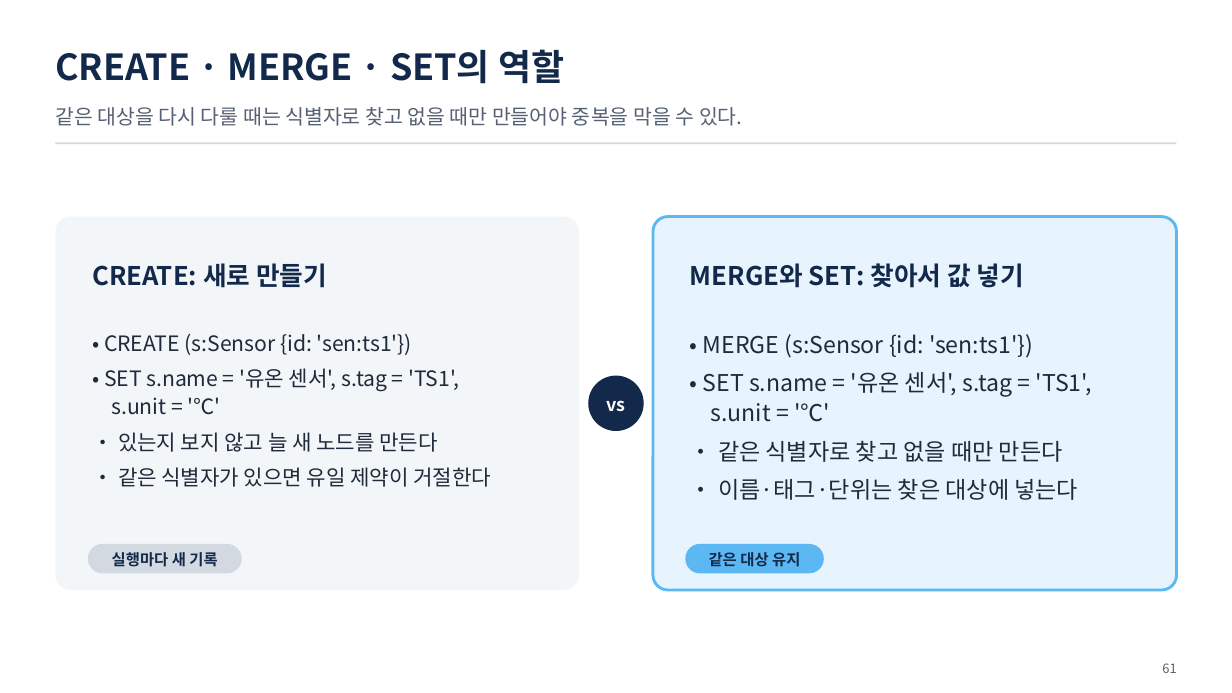
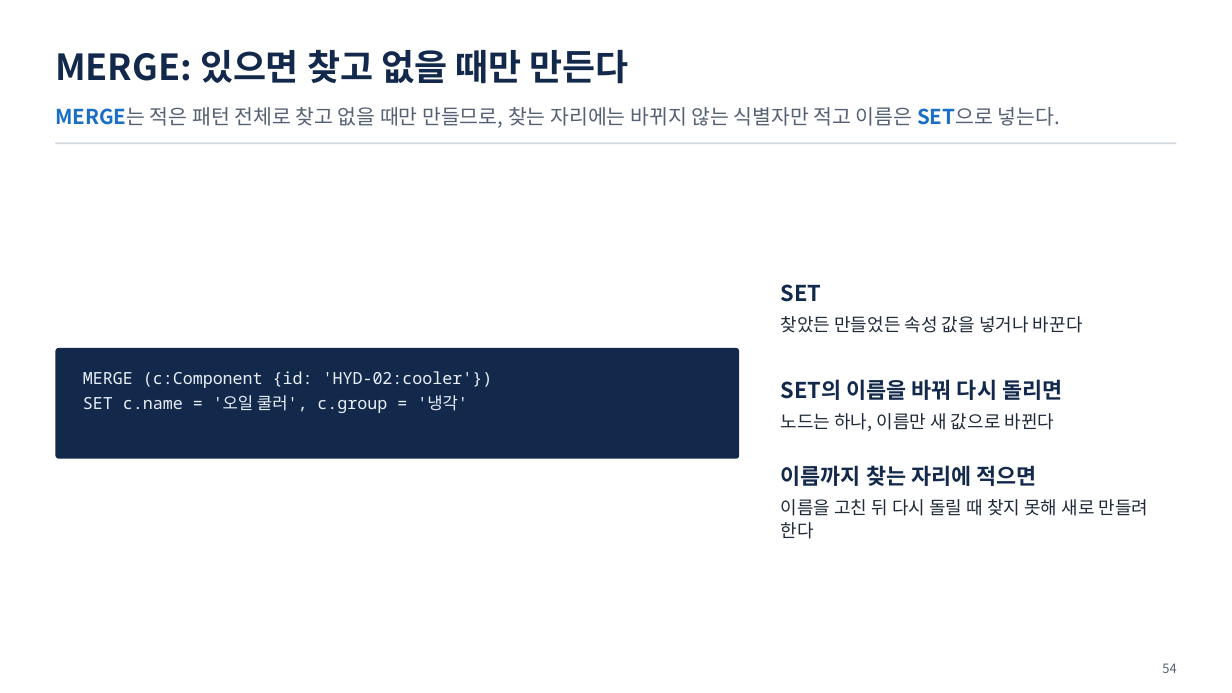
Before and after one commit to uengine-oss/hyd-iot-edu, a slide deck: slide 54 of workspace/강의제작/산출물/통합반/이론/02회차/통합반_02일차.pptx (slide 61 before the commit). Drawn at 1232x693 pixels with LibreOffice and Linux fonts; fonts in the diff are those of the drawing. Boxes give left, top, right and bottom in pixels: in the first picture for what was removed or moved away, otherwise in the second. Text is boxed around its words. In the diff, an @@ line names an element or a change of style, - is before the commit and + after.

Commit message:
통합 2회차 이론 덱 새 판 70장(화면 확정 2026-11-11, PPTX d208a7fc): 차례부터 새로 짜 원고 · 그림 15 · PPTX · 구성.json 장 범위 · 과정 README 확정 칸 · 빌더 코드 상자 배치(코드 높이에 맞춰 세로 가운데) · 공통 C-3과 덱 D-5에 AI 티 기준 · 덱 함정(시트.py 출력 자리) · CLAUDE.md 6절 줄 끝 함정 · 사실표 2.7 가리킴 4.5절 ② · 남은일 2회차 실라버스 어긋남 줄

```diff
--- a/workspace/강의제작/산출물/통합반/이론/02회차/통합반_02일차.pptx
+++ b/workspace/강의제작/산출물/통합반/이론/02회차/통합반_02일차.pptx
@@ text at (55, 49, 629, 84): text changed @@
-CREATE · MERGE · SET의 역할
+MERGE: 있으면 찾고 없을 때만 만든다
@@ text at (55, 107, 1060, 128): text changed @@
-같은 대상을 다시 다룰 때는 식별자로 찾고 없을 때만 만들어야 중복을 막을 수 있다.
+MERGE는 적은 패턴 전체로 찾고 없을 때만 만들므로, 찾는 자리에는 바뀌지 않는 식별자만 적고 이름은 SET으로 넣는다.
@@ rounded rectangle removed at (653, 216, 1177, 590) @@
@@ text removed at (92, 263, 327, 288) @@
-CREATE: 새로 만들기
@@ text removed at (690, 263, 1024, 288) @@
-MERGE와 SET: 찾아서 값 넣기
@@ text "SET" at (781, 284, 1083, 333): vertical alignment top to middle @@
@@ text at (781, 284, 1083, 333): text changed; size 16.5 to 14 pt @@
-• CREATE (s:Sensor {id: 'sen:ts1'})
-• SET s.name = '유온 센서', s.tag = 'TS1',
-s.unit = '℃'
-• 있는지 보지 않고 늘 새 노드를 만든다
-• 같은 식별자가 있으면 유일 제약이 거절한다
+SET
+찾았든 만들었든 속성 값을 넣거나 바꾼다
@@ rounded rectangle: place and size @@
-rounded rectangle at (55, 216, 579, 590)
+rounded rectangle at (55, 348, 739, 458)
@@ rounded rectangle at (55, 348, 739, 458): fill #F3F6F9 to #13294B; proportions changed @@
@@ text removed at (703, 334, 1092, 500) @@
-• MERGE (s:Sensor {id: 'sen:ts1'})
-• SET s.name = '유온 센서', s.tag = 'TS1',
-s.unit = '℃'
-• 같은 식별자로 찾고 없을 때만 만든다
-• 이름·태그·단위는 찾은 대상에 넣는다
@@ text added at (83, 371, 493, 413), 13 pt, text #E8EEF6 @@
+MERGE (c:Component {id: 'HYD-02:cooler'})
+SET c.name = '오일 쿨러', c.group = '냉각'
@@ ellipse removed at (589, 376, 644, 432) @@
@@ text added at (781, 379, 1062, 432), 14 pt, text #1F2A3A @@
+SET의 이름을 바꿔 다시 돌리면
+노드는 하나, 이름만 새 값으로 바뀐다
@@ text removed at (606, 400, 625, 412) @@
-vs
@@ text at (781, 465, 1149, 539): text changed; size 12 to 14 pt; text colour #13294B to #1F2A3A; bold off @@
-실행마다 새 기록
+이름까지 찾는 자리에 적으면
+이름을 고친 뒤 다시 돌릴 때 찾지 못해 새로 만들려 한다
@@ rounded rectangle removed at (88, 544, 242, 574) @@
@@ rounded rectangle removed at (686, 544, 824, 574) @@
@@ text removed at (709, 552, 800, 567) @@
-같은 대상 유지
@@ text at (1162, 663, 1176, 673): text changed @@
-61
+54
```
Also in this commit, not shown: 28 other slides changed, 40 slides added, 50 slides removed, 25 other files.
